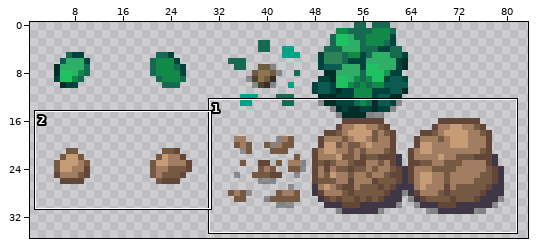
Pixel-art file, stored at GFX/destroyable.aseprite. Above, an overview of the earlier version with the close-up marked.
Close-up. The starting point:
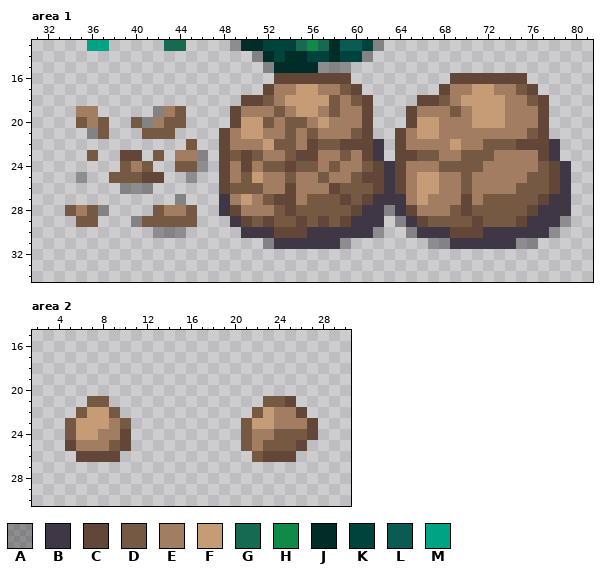
128x128 pixels, 1 frame. Shown: area 1: x 31..81, y 13..34; area 2: x 2..30, y 15..30. The wide view leaves out empty margins.
Palette (. is transparent): A #01010150  B #3f3646  C #624739  D #765943  E #a37d61  F #c59c76  G #156a51  H #118a47  J #002d28  K #00423c  L #0b5b52  M #00a383
New version:
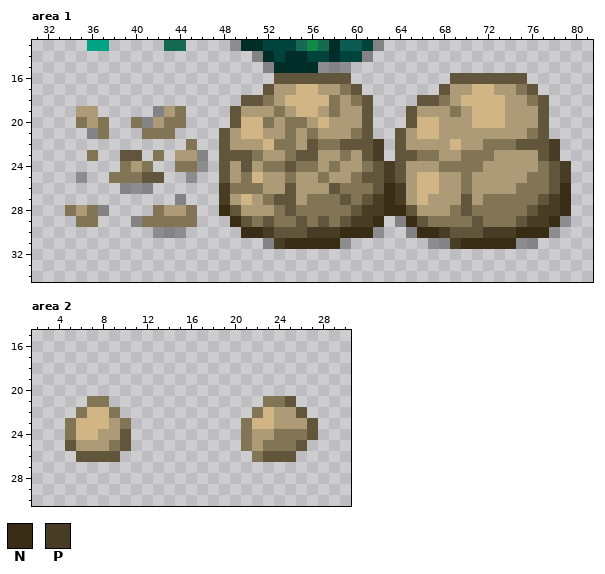
Colours new in this view: N #382c14  P #483c24
Edits made:
Colour C changes from #624739 to #61553c.
Colour D changes from #765943 to #817555.
Colour E changes from #a37d61 to #ad9a76.
Colour F changes from #c59c76 to #d2b585.
Area 1:
The edit turns colour D into colour C in row 23 at x 49.
The edit turns colour A into colour N in row 28 at x 63.
The edit turns colour B into colour N in rows 26 to 27 at x 63 and 79; in row 28 at x 48, 64 and 79; in row 29 at x 49, 62, 65 and 78; in row 30 at x 50 to 51, 59 to 61, 66 to 67 and 75 to 77; in row 31 at x 54 to 58 and 70 to 74.
The edit turns colour B into colour P in rows 22 to 23 at x 62 and 78; in rows 24 to 25 at x 63 and 79; in row 27 at x 48, 62, 64 and 78; in row 28 at x 61 to 62 and 77 to 78; in row 29 at x 60 to 61 and 76 to 77; in row 30 at x 52, 56 to 58, 68 and 72 to 74.
The edit turns colour B into colour P in row 31 at x 53 and 69.
The edit turns colour C into colour P in row 26 at x 48 and 64.
Boxes around the changes in both close-ups, in picture pixels (x1, y1, x2, y2):
changed: (65, 73, 571, 249)
changed: (65, 396, 131, 462)
changed: (241, 396, 318, 462)
